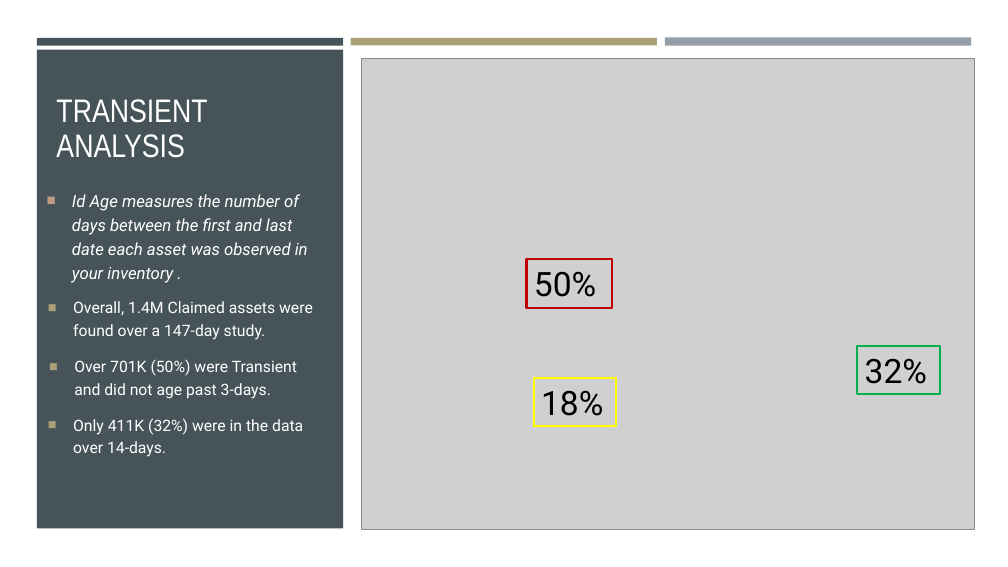
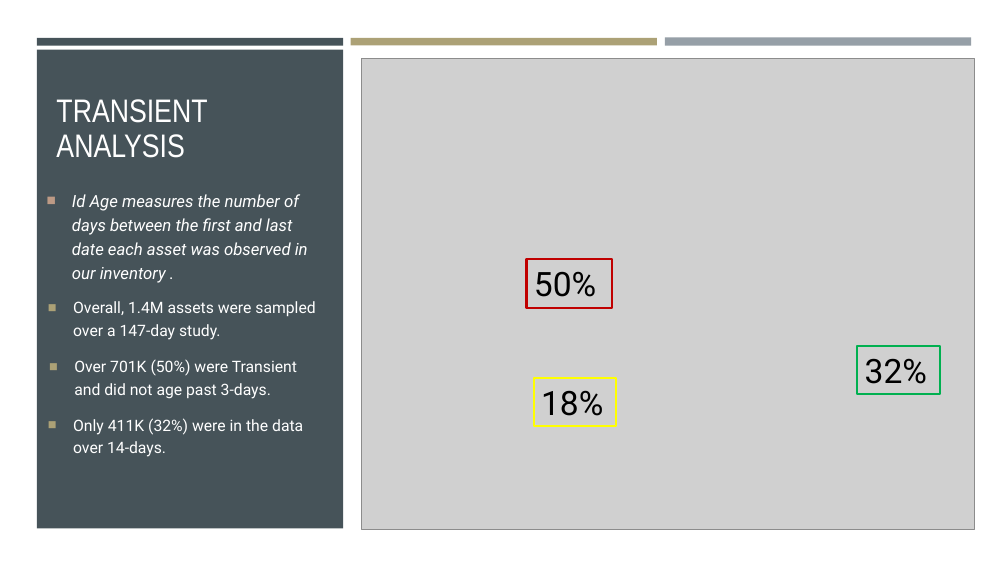
Before and after one commit to dantetrick/Transience_Databricks_LightGBMClassifier, a slide deck: slide 7 of Transience in InfoSec Data - Databricks Notebook.pptx (slide 6 before the commit). Drawn at 1008x567 pixels with LibreOffice and Linux fonts; fonts in the diff are those of the drawing; grey boxes stand for pictures. Boxes give left, top, right and bottom in pixels: in the first picture for what was removed or moved away, otherwise in the second. Text is boxed around its words. In the diff, an @@ line names an element or a change of style, - is before the commit and + after.

```diff
--- a/Transience in InfoSec Data - Databricks Notebook.pptx
+++ b/Transience in InfoSec Data - Databricks Notebook.pptx
@@ text at <box>72,194,308,283</box>: text changed @@
-■ Id Age measures the number of days between the first and last date each asset was observed in your inventory .
+■ Id Age measures the number of days between the first and last date each asset was observed in our inventory .
@@ text at <box>73,301,315,340</box>: text changed @@
-■ Overall, 1.4M Claimed assets were found over a 147-day study.
+■ Overall, 1.4M assets were sampled over a 147-day study.
```
Also in this commit, not shown: 5 other slides changed, 1 slide added, 1 other file.
